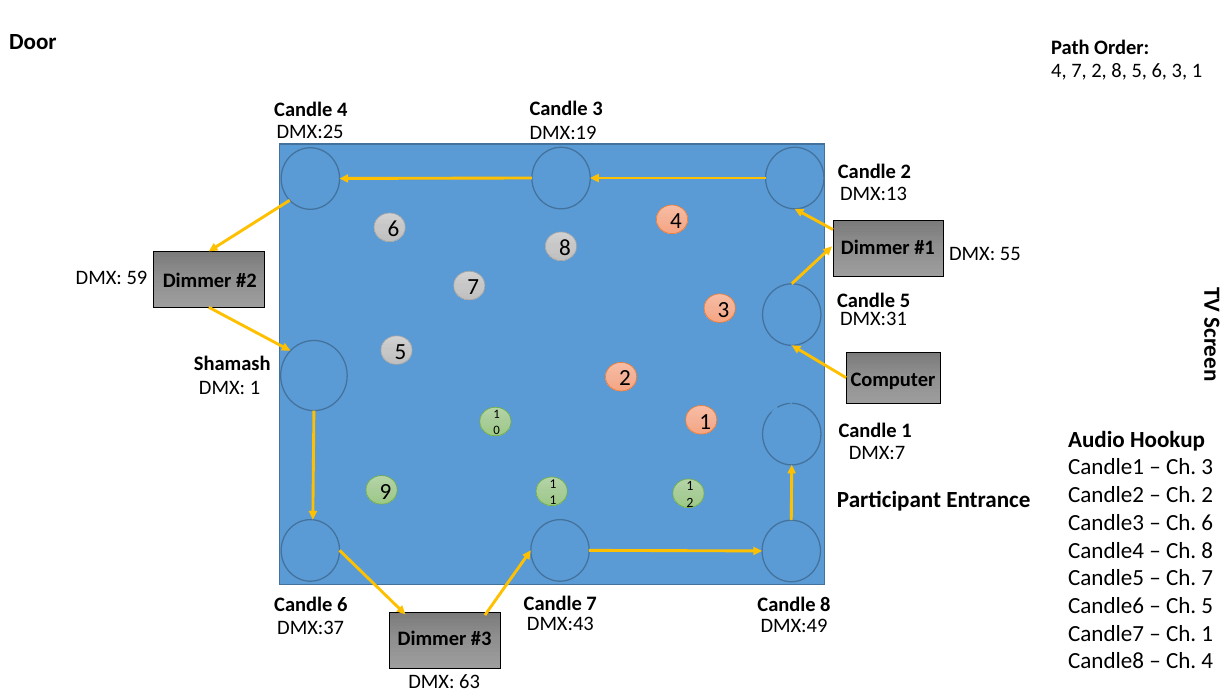
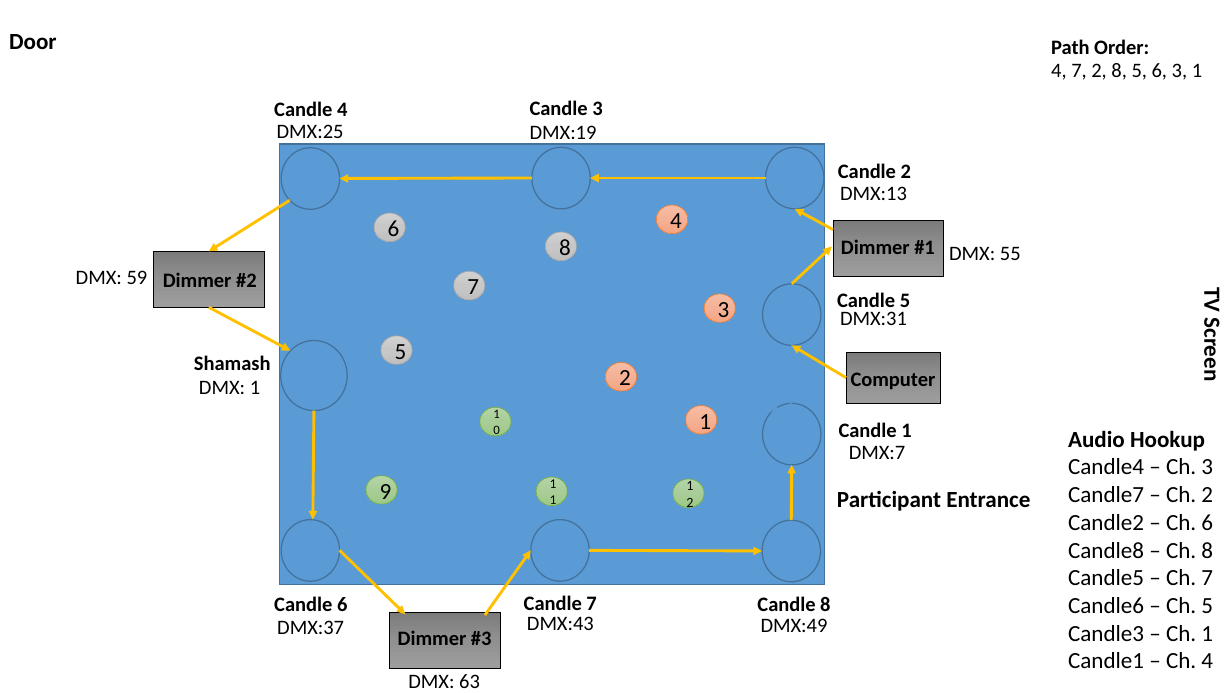
Before and after one commit to mmandel/8Nights2, a slide deck: slide 1 of docs/8Nights2_Lights_Setup.pptx. Drawn at 1232x693 pixels with LibreOffice and Linux fonts; fonts in the diff are those of the drawing. Boxes give left, top, right and bottom in pixels: in the first picture for what was removed or moved away, otherwise in the second. Text is boxed around its words. In the diff, an @@ line names an element or a change of style, - is before the commit and + after.

```diff
--- a/docs/8Nights2_Lights_Setup.pptx
+++ b/docs/8Nights2_Lights_Setup.pptx
@@ text at (x1=1068, y1=458, x2=1213, y2=558): text changed @@
-Candle1 – Ch. 3
-Candle2 – Ch. 2
-Candle3 – Ch. 6
-Candle4 – Ch. 8
+Candle4 – Ch. 3
+Candle7 – Ch. 2
+Candle2 – Ch. 6
+Candle8 – Ch. 8
@@ text at (x1=1068, y1=625, x2=1213, y2=668): text changed @@
-Candle7 – Ch. 1
-Candle8 – Ch. 4
+Candle3 – Ch. 1
+Candle1 – Ch. 4
```
Also in this commit, not shown: 16 other files.
